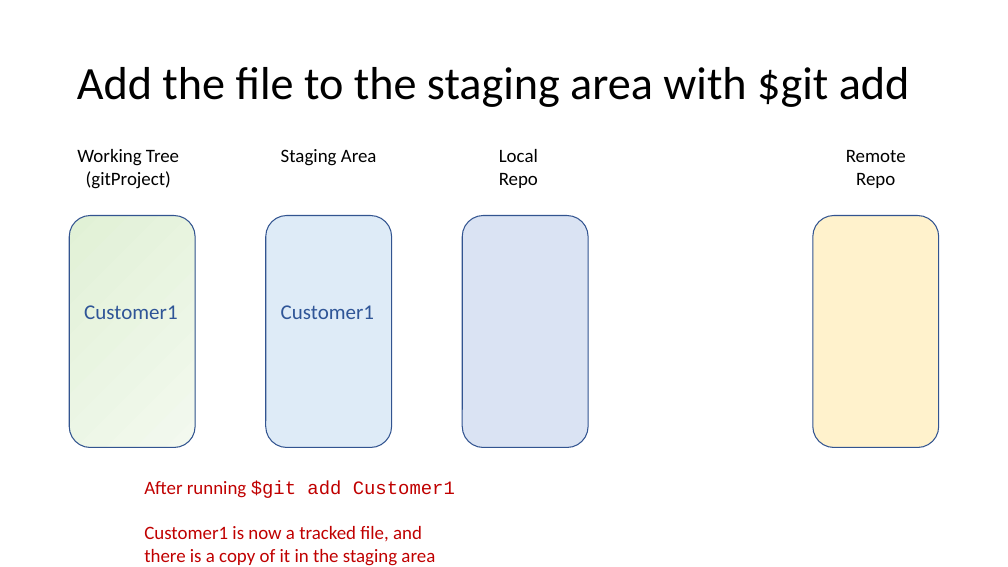
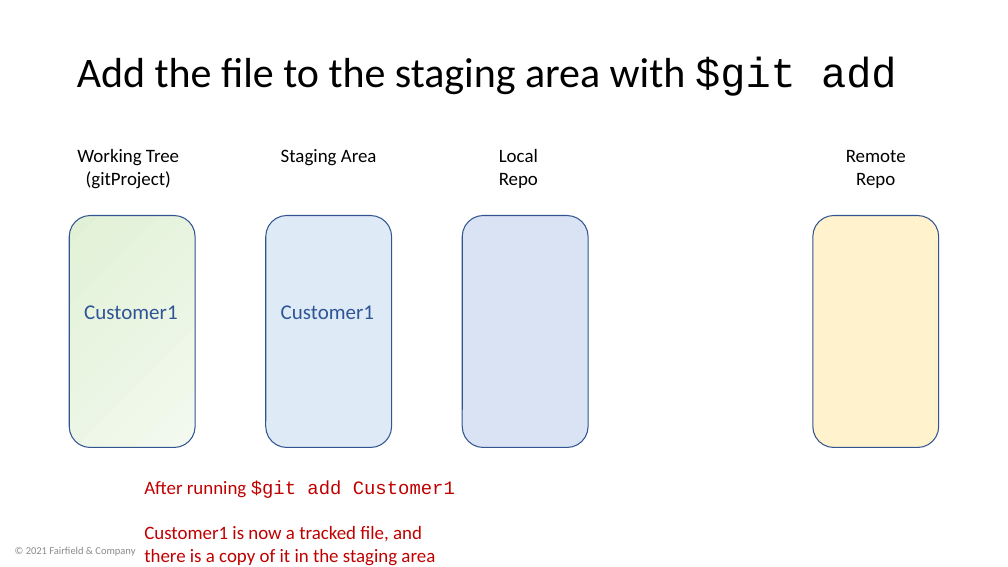
Before and after one commit to BackpackTrainer/gitProject, a slide deck: slide 13 of Git.pptx. Drawn at 1008x567 pixels with LibreOffice and Linux fonts; fonts in the diff are those of the drawing; background and template pictures are left out. Boxes give left, top, right and bottom in pixels: in the first picture for what was removed or moved away, otherwise in the second. Text is boxed around its words. In the diff, an @@ line names an element or a change of style, - is before the commit and + after.

```diff
--- a/Git.pptx
+++ b/Git.pptx
@@ title "Add the file to the ...": place and size @@
-title "Add the file to the ..." at box(77, 67, 910, 107)
+title "Add the file to the ..." at box(77, 57, 897, 96)
@@ title "Add the file to the ..." at box(77, 57, 897, 96): size 44 to 40 pt; font Calibri to Courier New in "$git add" @@
@@ text added at box(26, 547, 135, 556), 10 pt, text #8C8C8C @@
+© 2021 Fairfield & Company
```
Also in this commit, not shown: 43 other slides changed.
